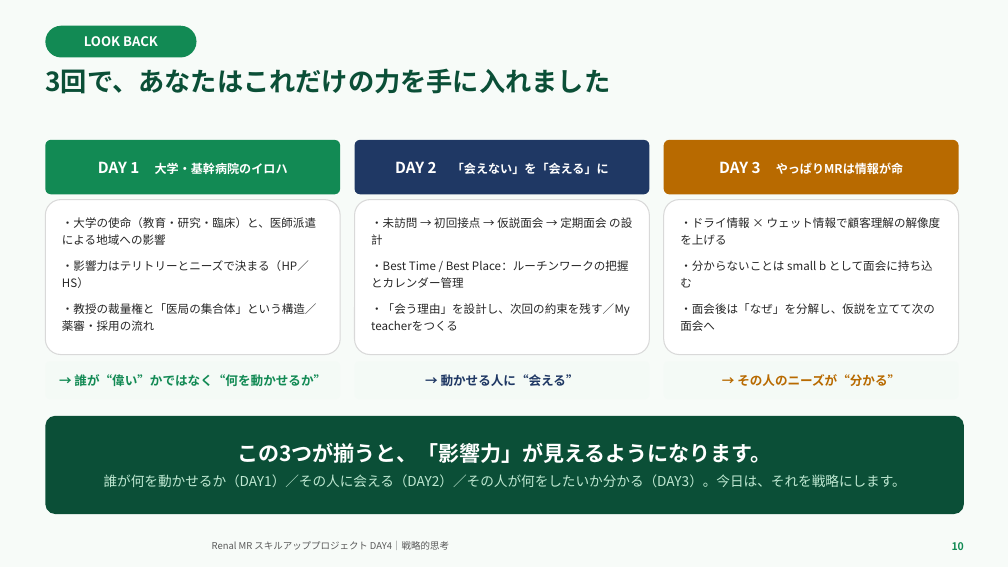
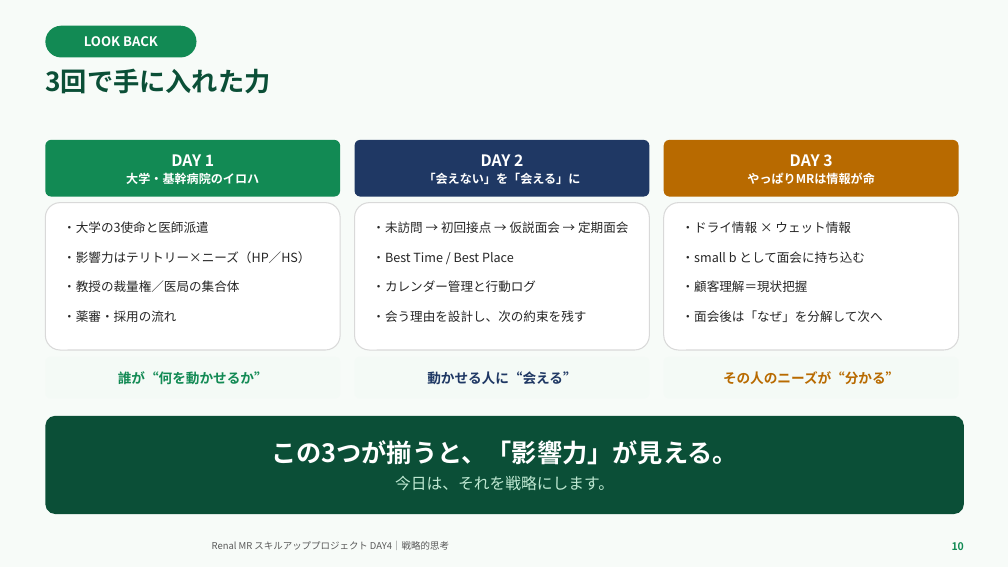
Before and after one commit to TAKUYA-1187/Claude, a slide deck: slide 10 of novartis_training/DAY4_ちょっと分かるだけで世界が変わる.pptx. Drawn at 1008x567 pixels with LibreOffice and Linux fonts; fonts in the diff are those of the drawing; background and template pictures are left out. Boxes give left, top, right and bottom in pixels: in the first picture for what was removed or moved away, otherwise in the second. Text is boxed around its words. In the diff, an @@ line names an element or a change of style, - is before the commit and + after.

```diff
--- a/novartis_training/DAY4_ちょっと分かるだけで世界が変わる.pptx
+++ b/novartis_training/DAY4_ちょっと分かるだけで世界が変わる.pptx
@@ text at (45, 68, 270, 94): text changed @@
-3回で、あなたはこれだけの力を手に入れました
+3回で手に入れた力
@@ text in rounded rectangle at (126, 154, 259, 184): text changed @@
-DAY 1 大学・基幹病院のイロハ
+DAY 1
+大学・基幹病院のイロハ
@@ text in rounded rectangle at (424, 154, 581, 184): text changed @@
-DAY 2 「会えない」を「会える」に
+DAY 2
+「会えない」を「会える」に
@@ text in rounded rectangle at (747, 154, 874, 184): text changed @@
-DAY 3 やっぱりMRは情報が命
+DAY 3
+やっぱりMRは情報が命
@@ rounded rectangle "・大学の3使命と医師派遣": place and size @@
-rounded rectangle "・大学の3使命と医師派遣" at (45, 200, 340, 355)
+rounded rectangle "・大学の3使命と医師派遣" at (45, 203, 340, 350)
@@ rounded rectangle "・未訪問 → 初回接点 → 仮説面会 ...": place and size @@
-rounded rectangle "・未訪問 → 初回接点 → 仮説面会 ..." at (355, 200, 650, 355)
+rounded rectangle "・未訪問 → 初回接点 → 仮説面会 ..." at (355, 203, 650, 350)
@@ rounded rectangle "・ドライ情報 × ウェット情報": place and size @@
-rounded rectangle "・ドライ情報 × ウェット情報" at (664, 200, 959, 355)
+rounded rectangle "・ドライ情報 × ウェット情報" at (664, 203, 959, 350)
@@ text in rounded rectangle at (63, 221, 310, 322): text changed; size 11 to 12 pt @@
-・大学の使命（教育・研究・臨床）と、医師派遣による地域への影響
-・影響力はテリトリーとニーズで決まる（HP／HS）
-・教授の裁量権と「医局の集合体」という構造／薬審・採用の流れ
+・大学の3使命と医師派遣
+・影響力はテリトリー×ニーズ（HP／HS）
+・教授の裁量権／医局の集合体
+・薬審・採用の流れ
@@ text in rounded rectangle at (372, 221, 628, 322): text changed; size 11 to 12 pt @@
-・未訪問 → 初回接点 → 仮説面会 → 定期面会 の設計
-・Best Time / Best Place：ルーチンワークの把握とカレンダー管理
-・「会う理由」を設計し、次回の約束を残す／My teacherをつくる
+・未訪問 → 初回接点 → 仮説面会 → 定期面会
+・Best Time / Best Place
+・カレンダー管理と行動ログ
+・会う理由を設計し、次の約束を残す
@@ text in rounded rectangle at (682, 221, 883, 322): text changed; size 11 to 12 pt @@
-・ドライ情報 × ウェット情報で顧客理解の解像度を上げる
-・分からないことは small b として面会に持ち込む
-・面会後は「なぜ」を分解し、仮説を立てて次の面会へ
+・ドライ情報 × ウェット情報
+・small b として面会に持ち込む
+・顧客理解＝現状把握
+・面会後は「なぜ」を分解して次へ
@@ text at (118, 371, 268, 385): text changed; size 12 to 13 pt @@
-→ 誰が“偉い”かではなく“何を動かせるか”
+誰が“何を動かせるか”
@@ text at (427, 371, 576, 384): text changed; size 12 to 13 pt @@
-→ 動かせる人に“会える”
+動かせる人に“会える”
@@ text at (723, 371, 899, 384): text changed; size 12 to 13 pt @@
-→ その人のニーズが“分かる”
+その人のニーズが“分かる”
@@ text in rounded rectangle at (271, 440, 738, 490): text changed; size 13 to 24 pt; text colour #BFE8D2 to #FFFFFF; bold on @@
-この3つが揃うと、「影響力」が見えるようになります。
-誰が何を動かせるか（DAY1）／その人に会える（DAY2）／その人が何をしたいか分かる（DAY3）。今日は、それを戦略にします。
+この3つが揃うと、「影響力」が見える。
+今日は、それを戦略にします。
```
Also in this commit, not shown: 25 other slides changed, 1 other file.
